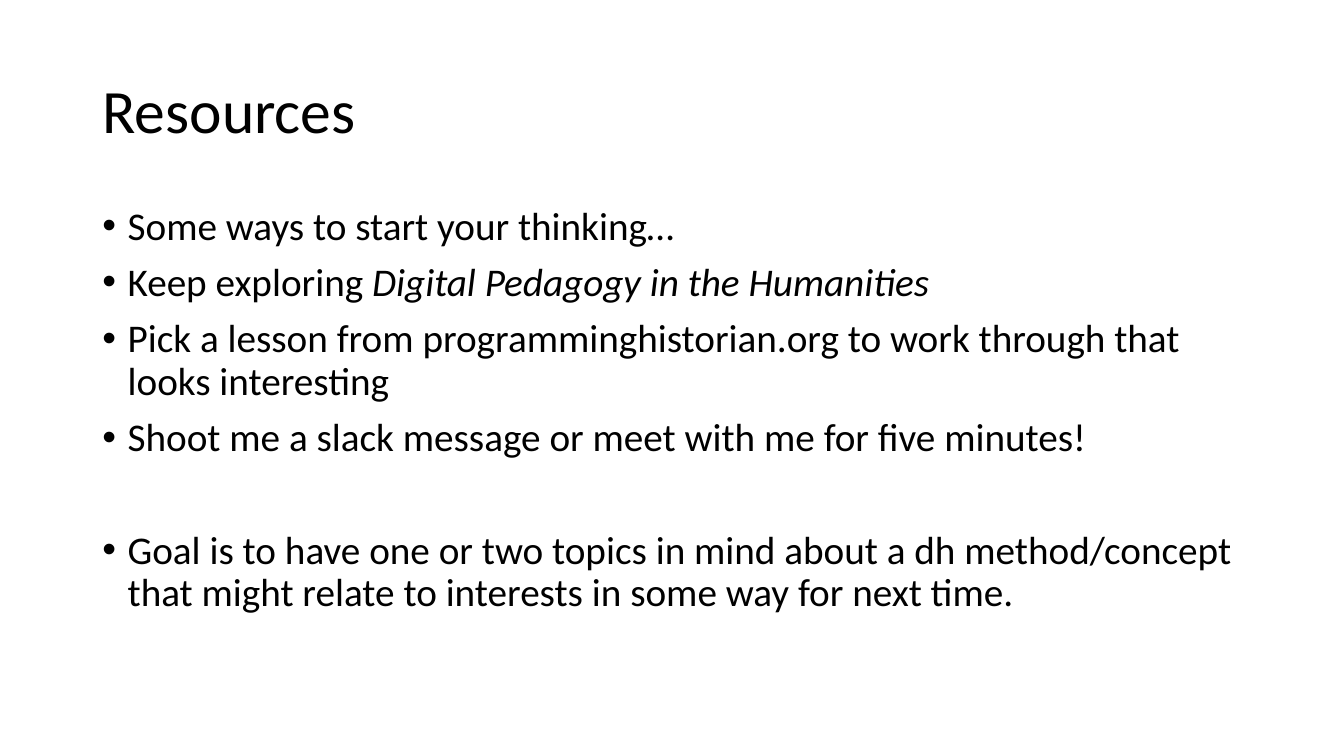
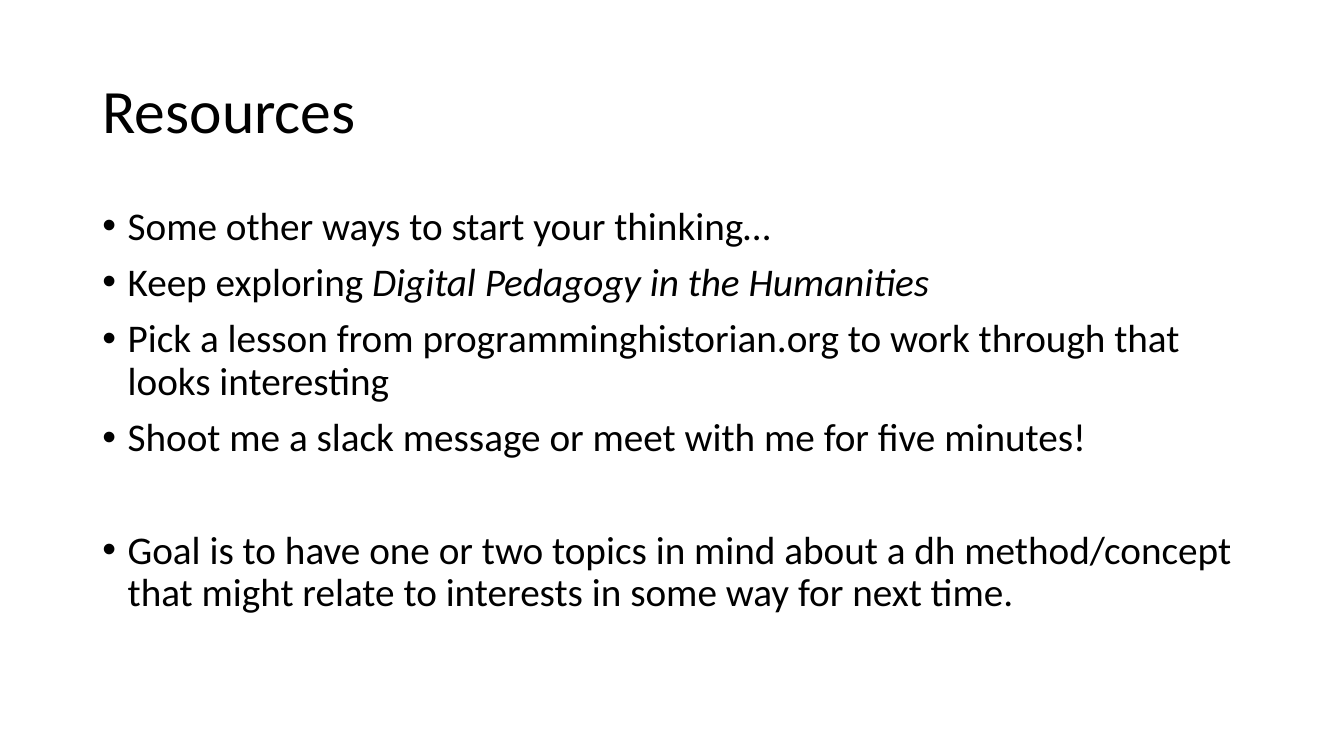
Before and after one commit to scholarslab/praxis, a slide deck: slide 27 of assets/workshop-on-workshops/workshop-on-workshops.pptx (slide 26 before the commit). Drawn at 1344x756 pixels with LibreOffice and Linux fonts; fonts in the diff are those of the drawing. Boxes give left, top, right and bottom in pixels: in the first picture for what was removed or moved away, otherwise in the second. Text is boxed around its words. In the diff, an @@ line names an element or a change of style, - is before the commit and + after.

```diff
--- a/assets/workshop-on-workshops/workshop-on-workshops.pptx
+++ b/assets/workshop-on-workshops/workshop-on-workshops.pptx
@@ text at (x1=128, y1=212, x2=770, y2=247): text changed @@
-• Some ways to start your thinking…
+• Some other ways to start your thinking…
```
Also in this commit, not shown: 5 other slides changed, 1 slide added, 1 other file.
